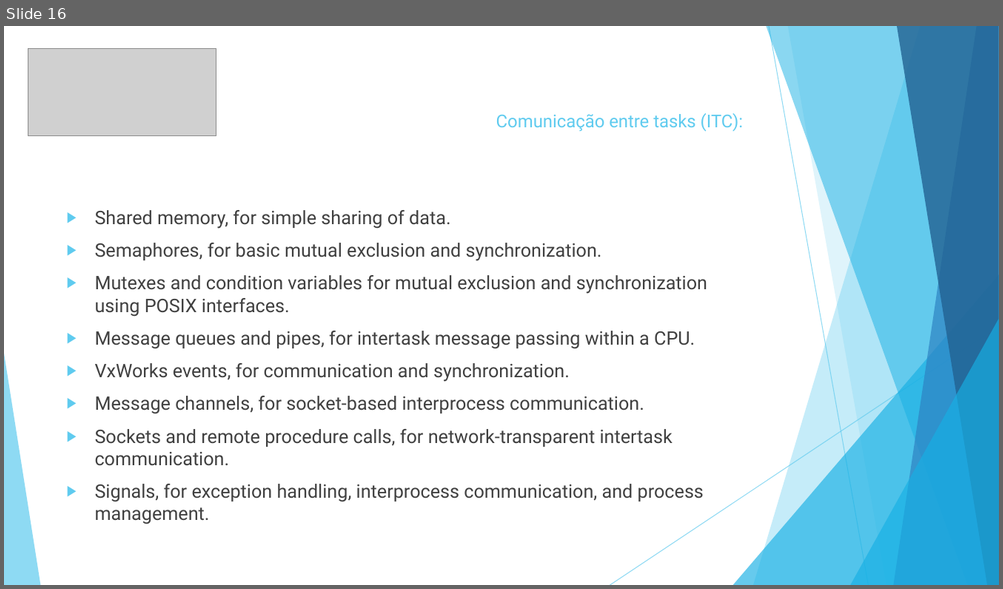
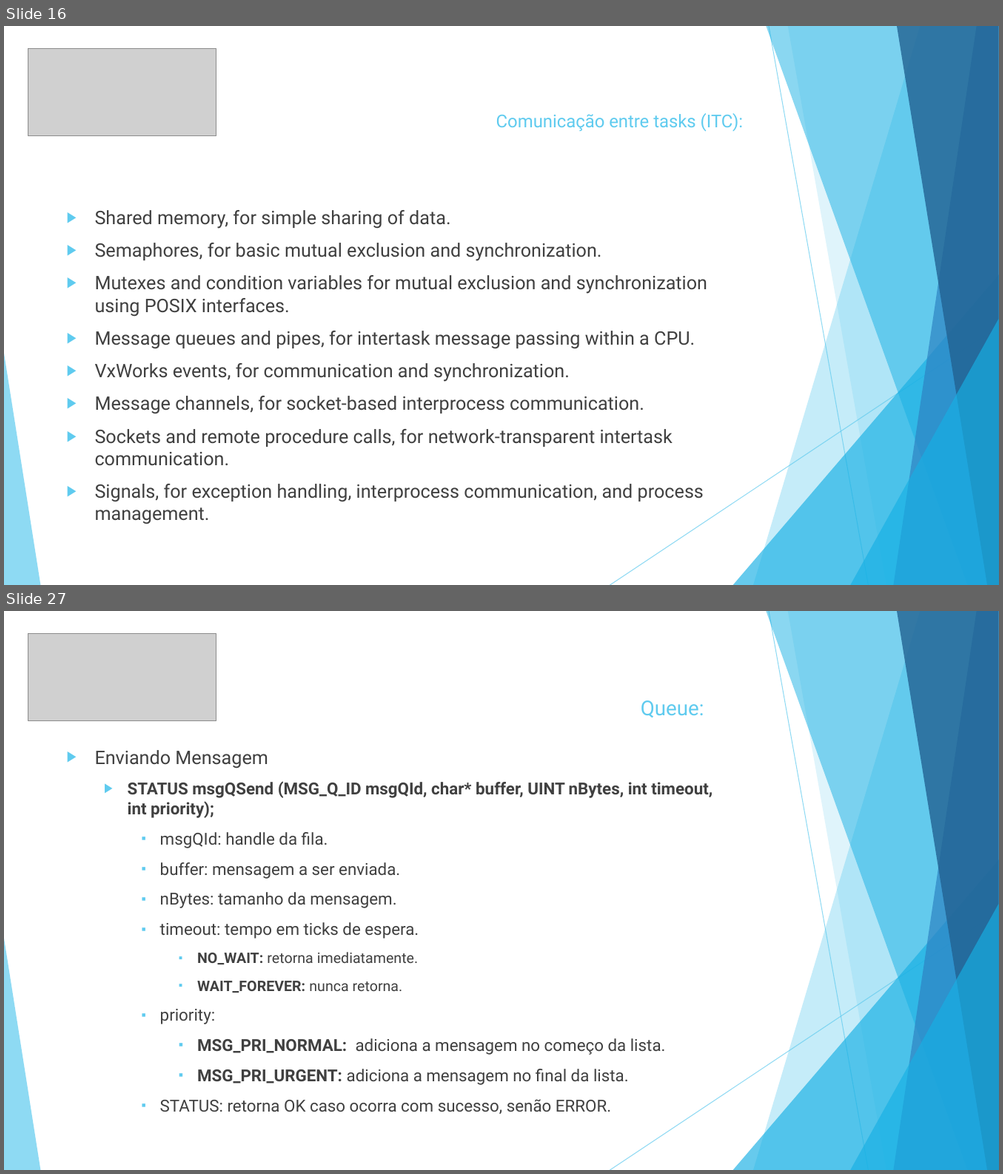
Before and after one commit to gfranzotti/seminarioVxWorks, a slide deck: Seminário VxWorks.pptx. Shown one above the other, each under a label of ours: slide 16 before the commit, slides 16 and 27 after it; the slides between them are not shown. The pictures are 1003x589 and 1003x1174 pixels, drawn with LibreOffice and Linux fonts; fonts in the diff are those of the drawing; grey boxes stand for pictures. Boxes give left, top, right and bottom in pixels: in the first picture for what was removed or moved away, otherwise in the second. Text is boxed around its words. In the diff, an @@ line names an element or a change of style, - is before the commit and + after.

```diff
--- a/Seminário VxWorks.pptx
+++ b/Seminário VxWorks.pptx
@@ slide 27 added at (4,611,999,1170), background #FFFFFF; not listed: 10 template elements that a slide beside it also shows @@
@@ picture added at (28,633,216,721) @@
@@ text added at (640,701,704,718), 19.8 pt, text #5FCBEF @@
+Queue:
@@ text added at (95,750,712,1114), 16 pt, text #404040 @@
+▶ Enviando Mensagem
+  ▶ STATUS msgQSend (MSG_Q_ID msgQId, char* buffer, UINT nBytes, int timeout, int priority);
+    ▪ msgQId: handle da fila.
+    ▪ buffer: mensagem a ser enviada.
+    ▪ nBytes: tamanho da mensagem.
+    ▪ timeout: tempo em ticks de espera.
+      ▪ NO_WAIT: retorna imediatamente.
+      ▪ WAIT_FOREVER: nunca retorna.
+    ▪ priority:
+      ▪ MSG_PRI_NORMAL: adiciona a mensagem no começo da lista.
+      ▪ MSG_PRI_URGENT: adiciona a mensagem no final da lista.
+    ▪ STATUS: retorna OK caso ocorra com sucesso, senão ERROR.
```
Also in this commit, not shown: 15 other slides added.
